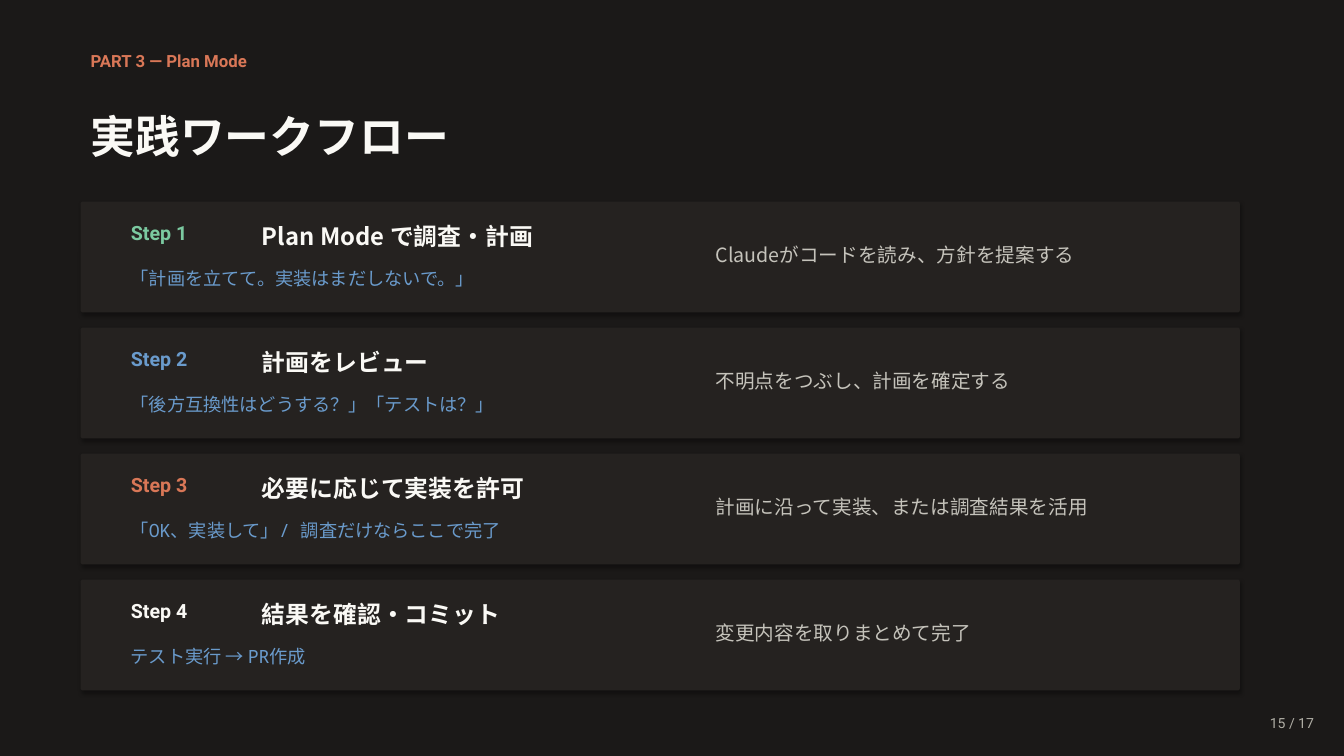
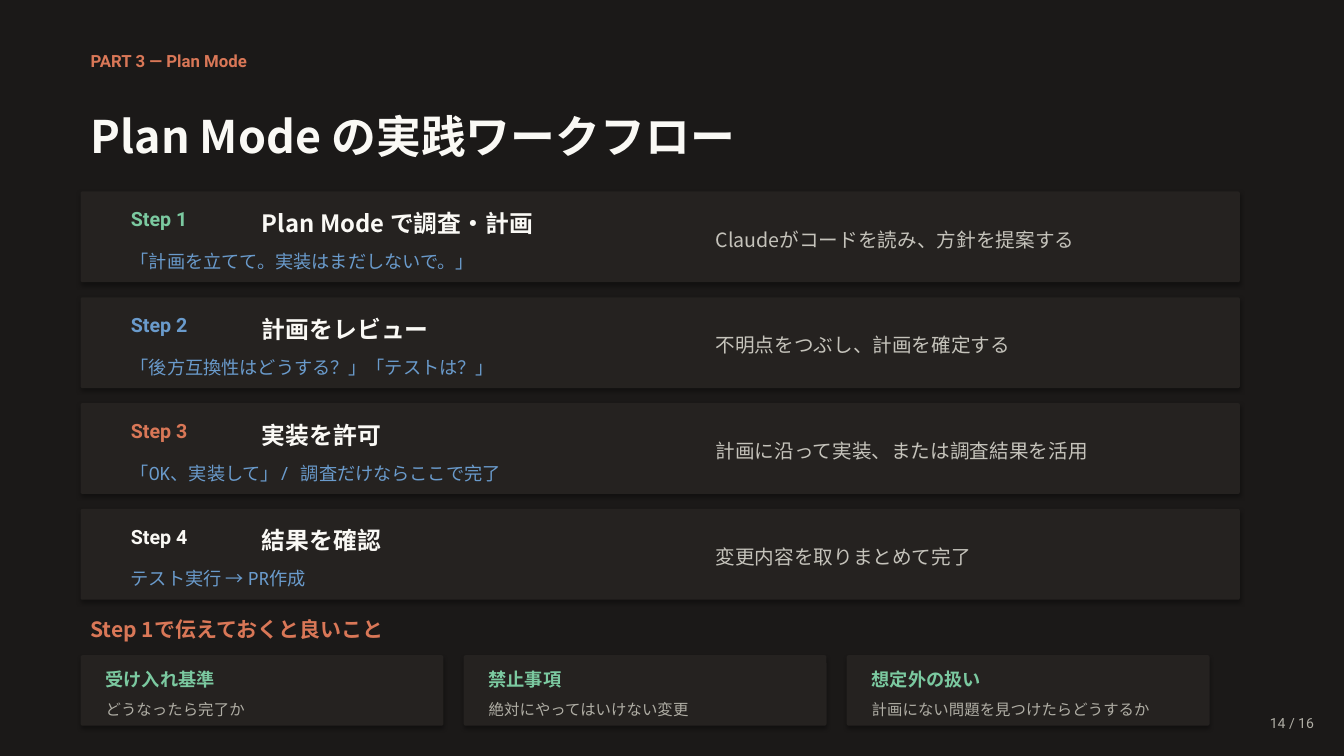
Before and after one commit to Ischca/zenn, a slide deck: slide 14 of slides/session1.pptx (slide 15 before the commit). Drawn at 1344x756 pixels with LibreOffice and Linux fonts; fonts in the diff are those of the drawing. Boxes give left, top, right and bottom in pixels: in the first picture for what was removed or moved away, otherwise in the second. Text is boxed around its words. In the diff, an @@ line names an element or a change of style, - is before the commit and + after.

```diff
--- a/slides/session1.pptx
+++ b/slides/session1.pptx
@@ text at bbox=[91, 115, 734, 157]: text changed @@
-実践ワークフロー
+Plan Mode の実践ワークフロー
@@ rounded rectangle: place and size @@
-rounded rectangle at bbox=[81, 202, 1240, 313]
+rounded rectangle at bbox=[81, 192, 1240, 282]
@@ 4 texts: place and size @@
-4 texts at bbox=[131, 224, 1074, 287]
+4 texts at bbox=[131, 211, 1074, 270]
@@ rounded rectangle: place and size @@
-rounded rectangle at bbox=[81, 328, 1240, 439]
+rounded rectangle at bbox=[81, 297, 1240, 388]
@@ 4 texts: place and size @@
-4 texts at bbox=[131, 351, 1010, 413]
+4 texts at bbox=[131, 318, 1010, 376]
@@ rounded rectangle: place and size @@
-rounded rectangle at bbox=[81, 454, 1240, 565]
+rounded rectangle at bbox=[81, 403, 1240, 494]
@@ text at bbox=[262, 423, 381, 446]: text changed @@
-必要に応じて実装を許可
+実装を許可
@@ 3 texts: place and size @@
-3 texts at bbox=[131, 478, 1087, 539]
+3 texts at bbox=[131, 424, 1087, 482]
@@ rounded rectangle: place and size @@
-rounded rectangle at bbox=[81, 580, 1240, 691]
+rounded rectangle at bbox=[81, 509, 1240, 600]
@@ text at bbox=[262, 528, 381, 551]: text changed @@
-結果を確認・コミット
+結果を確認
@@ 3 texts: place and size @@
-3 texts at bbox=[131, 604, 970, 665]
+3 texts at bbox=[131, 530, 970, 587]
@@ text added at bbox=[91, 619, 384, 642], 15 pt, text #D97757, bold @@
+Step 1で伝えておくと良いこと
@@ rounded rectangle added at bbox=[81, 655, 444, 726], fill #252220 @@
@@ rounded rectangle added at bbox=[464, 655, 827, 726], fill #252220 @@
@@ rounded rectangle added at bbox=[847, 655, 1210, 726], fill #252220 @@
@@ text added at bbox=[106, 670, 215, 688], 13 pt, text #7BC9A0, bold @@
+受け入れ基準
@@ text added at bbox=[489, 670, 562, 688], 13 pt, text #7BC9A0, bold @@
+禁止事項
@@ text added at bbox=[872, 670, 981, 688], 13 pt, text #7BC9A0, bold @@
+想定外の扱い
@@ text added at bbox=[106, 702, 245, 716], 11 pt, text #B0AEA5 @@
+どうなったら完了か
@@ text added at bbox=[489, 702, 689, 716], 11 pt, text #B0AEA5 @@
+絶対にやってはいけない変更
@@ text added at bbox=[872, 702, 1150, 716], 11 pt, text #B0AEA5 @@
+計画にない問題を見つけたらどうするか
@@ text at bbox=[1270, 718, 1314, 728]: text changed @@
-15 / 17
+14 / 16
```
Also in this commit, not shown: 13 other slides changed, 1 slide added, 2 slides removed, 1 other file.
